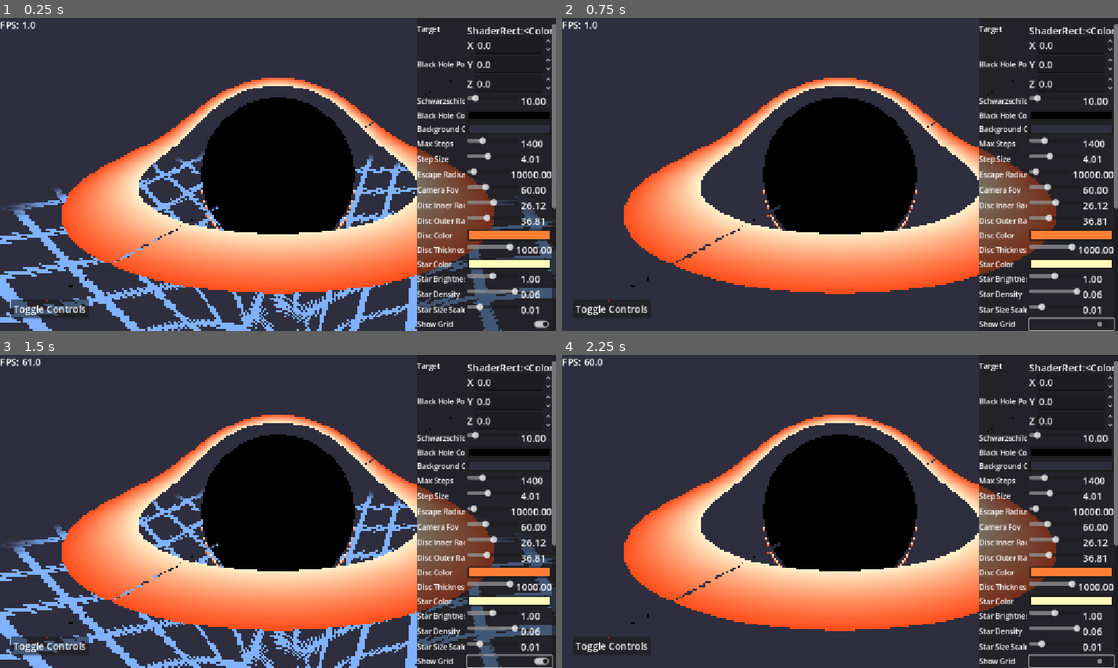
Above: before the commit, frames 1-4 (two rows, left to right).
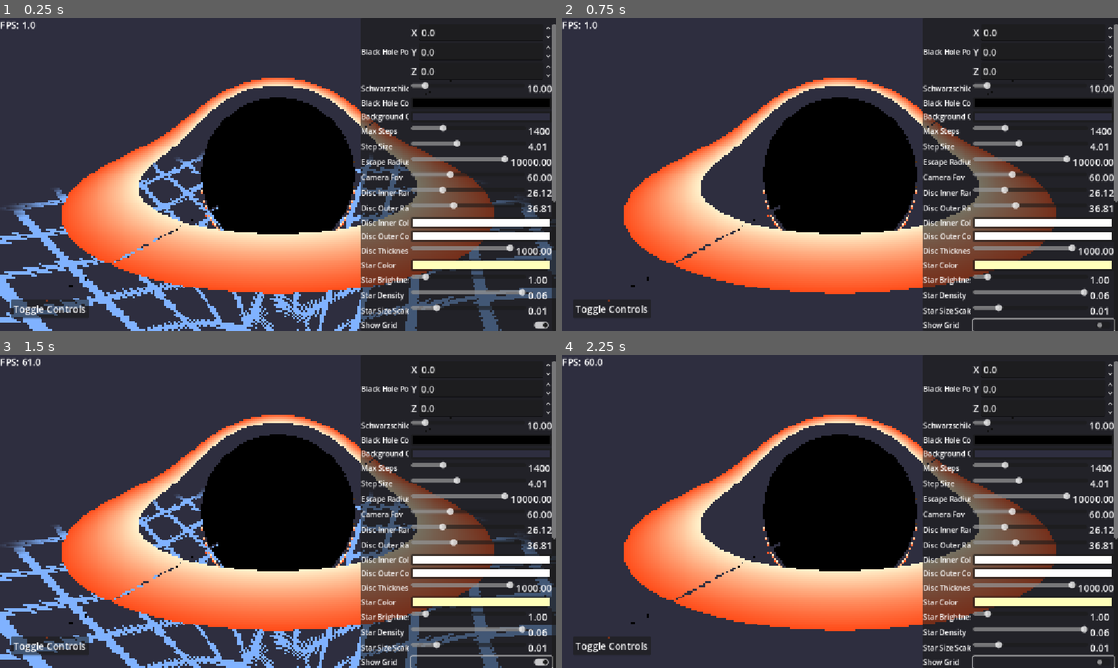
Above: after the commit, the same moments.

Repository: PixelSaver/black-pixhole
Game: Godot game, scene res://scriptsnscenes/main/main.tscn
Same seed, same stepped clock (60 frames per second), same inputs: the game is played once before the commit and once after it.
Inputs (mouse positions are in pixels of both pictures, inside the frame that each line leads up to; where the layout moved, square brackets give the same spot in the first picture):
- Up to frame 1 (0.25 s): no input
- Up to frame 2 (0.75 s): click (1045, 324) [1073, 324] at 0.5 s
- Up to frame 3 (1.5 s): click (483, 661) [511, 661] at 1.25 s
- Up to frame 4 (2.25 s): click (1045, 661) [1073, 661] at 2 s

The runs differ from the first frame. In frame 1, 12% of the frame differs, in the area x 64-100%, y 2-100%; in frame 2, 12%; in frame 3, 13%; in frame 4, 12%.

Commit message:
Make disc color work

Diff:
--- a/scriptsnscenes/hole_3d_attempt2/3drk_4_att_2.gdshader
+++ b/scriptsnscenes/hole_3d_attempt2/3drk_4_att_2.gdshader
@@ -17,7 +17,8 @@
 // ---------- Accretion Disc Params --------
 uniform float disc_inner_radius = 2.2;
 uniform float disc_outer_radius = 5.2;
-uniform vec3 disc_color : source_color = vec3(1.0, 0.5, 0.2);
+uniform vec3 disc_inner_color : source_color = vec3(1.0, 0.95, 0.8);
+uniform vec3 disc_outer_color : source_color = vec3(1.0, 0.3, 0.1);
 uniform float disc_thickness = 1.;
 
 // -------- Star params ---------
@@ -209,10 +210,7 @@
     float r_norm = (r - disc_inner_radius) / max(disc_outer_radius - disc_inner_radius, EPS);
     r_norm = clamp(r_norm, 0.0, 1.0);
 
-    vec3 hot_color = vec3(1.0, 0.95, 0.8);
-    vec3 cool_color = vec3(1.0, 0.3, 0.1);
-
-    return mix(hot_color, cool_color, r_norm);
+    return mix(disc_inner_color, disc_outer_color, r_norm);
 }
 // Simple hash function to generate pseudo-random values
 float hash21(vec2 p) {
@@ -536,8 +534,6 @@
     // Derive final (bent) sky direction from ray's final position
     vec3 finalDir = normalize(vec3(ray.x, ray.y, ray.z) - black_hole_position);
 
-
-
     // Apply colors in priority order
     if (hitDisk || hitStar) {
         // Disk is opaque
--- a/scriptsnscenes/hole_3d_attempt2/shader_controller.gd
+++ b/scriptsnscenes/hole_3d_attempt2/shader_controller.gd
@@ -8,72 +8,78 @@
 @export_group("Black Hole")
 @export var black_hole_position: Vector3 = Vector3.ZERO:
 	set(v): black_hole_position = v; _update_param("black_hole_position", v)
-@export_range(0.1, 100.0) var schwarzschild_radius: float = 1.0:
+@export_range(0.1, 100.0) var schwarzschild_radius: float = 0.0:
 	set(v): schwarzschild_radius = v; _update_param("schwarzschild_radius", v)
-@export var black_hole_color: Color = Color.BLACK:
+@export var black_hole_color: Color = Color.WHITE:
 	set(v): black_hole_color = v; _update_param("black_hole_color", _color_to_vec3(v))
 
 @export_group("Rendering")
-@export var background_color: Color = Color(0.05, 0.05, 0.08):
+@export var background_color: Color = Color.WHITE:
 	set(v): background_color = v; _update_param("background_color", _color_to_vec3(v))
-@export_range(100, 5000, 100) var max_steps: int = 3000:
+@export_range(100, 5000, 100) var max_steps: int = 0:
 	set(v): max_steps = v; _update_param("max_steps", v)
-@export_range(0.1, 10.0) var step_size: float = 1.0:
+@export_range(0.1, 10.0) var step_size: float = 0.0:
 	set(v): step_size = v; _update_param("step_size", v)
-@export_range(1000.0, 100000.0) var escape_radius: float = 1e4:
+@export_range(0.1, 100.0) var escape_radius: float = 0.0:
 	set(v): escape_radius = v; _update_param("escape_radius", v)
 
 @export_group("Camera")
-@export_range(30.0, 120.0) var camera_fov: float = 60.0:
+@export_range(30.0, 120.0) var camera_fov: float = 0.0:
 	set(v): camera_fov = v; _update_param("camera_fov", v)
 
 @export_group("Accretion Disc")
-@export_range(0.1, 50.0) var disc_inner_radius: float = 2.2:
+@export_range(0.1, 100.0) var disc_inner_radius: float = 0.0:
 	set(v): disc_inner_radius = v; _update_param("disc_inner_radius", v)
-@export_range(0.1, 100.0) var disc_outer_radius: float = 5.2:
+@export_range(0.1, 100.0) var disc_outer_radius: float = 0.0:
 	set(v): disc_outer_radius = v; _update_param("disc_outer_radius", v)
-@export var disc_color: Color = Color(1.0, 0.5, 0.2):
-	set(v): disc_color = v; _update_param("disc_color", _color_to_vec3(v))
-@export_range(0.1, 10.0) var disc_thickness: float = 1.0:
+@export var disc_inner_color: Color = Color.WHITE:
+	set(v): disc_inner_color = v; _update_param("disc_inner_color", _color_to_vec3(v))
+@export var disc_outer_color: Color = Color.WHITE:
+	set(v): disc_outer_color = v; _update_param("disc_outer_color", _color_to_vec3(v))
+@export_range(0.1, 10.0) var disc_thickness: float = 0.0:
 	set(v): disc_thickness = v; _update_param("disc_thickness", v)
 
 @export_group("Stars")
 @export var star_color: Color = Color.WHITE:
 	set(v): star_color = v; _update_param("star_color", _color_to_vec3(v))
-@export_range(0.0, 2.0) var star_brightness: float = 1.0:
+@export_range(0.0, 10.0) var star_brightness: float = 0.0:
 	set(v): star_brightness = v; _update_param("star_brightness", v)
-@export_range(0.0, 0.02) var star_density: float = 0.005:
+@export_range(0.0, 0.02) var star_density: float = 0.0:
 	set(v): star_density = v; _update_param("star_density", v)
-@export_range(0.001, 0.05) var star_size_scale: float = 0.012:
+@export_range(0.001, 0.05) var star_size_scale: float = 0.0:
 	set(v): star_size_scale = v; _update_param("star_size_scale", v)
 
 @export_group("Grid")
-@export var show_grid: bool = true:
+@export var show_grid: bool = false:
 	set(v): show_grid = v; _update_param("show_grid", v)
-@export var grid_color: Color = Color(0.5, 0.7, 1.0):
+@export var grid_color: Color = Color.WHITE:
 	set(v): grid_color = v; _update_param("grid_color", _color_to_vec3(v))
-@export_range(1e8, 1e12) var grid_spacing: float = 1e10:
+@export_range(1e8, 1e12) var grid_spacing: float = 0.0:
 	set(v): grid_spacing = v; _update_param("grid_spacing", v)
-@export_range(1e7, 1e11) var grid_line_thickness: float = 2e9:
+@export_range(0.1, 10.0) var grid_line_thickness: float = 0.0:
 	set(v): grid_line_thickness = v; _update_param("grid_line_thickness", v)
-@export_range(0.0, 1.0) var grid_alpha: float = 0.8:
+@export_range(0.0, 1.0) var grid_alpha: float = 0.0:
 	set(v): grid_alpha = v; _update_param("grid_alpha", v)
-@export_range(1e10, 1e12) var grid_range: float = 1.5e11:
+@export_range(1e8, 1e12) var grid_range: float = 0.0:
 	set(v): grid_range = v; _update_param("grid_range", v)
-@export_range(1e9, 1e11) var grid_warp_offset: float = 3e10:
+@export_range(0.0, 100.0) var grid_warp_offset: float = 0.0:
 	set(v): grid_warp_offset = v; _update_param("grid_warp_offset", v)
 
 @export_group("Big Star")
-@export var bigstar_center: Vector3 = Vector3(0, 50, -200):
+@export var bigstar_center: Vector3 = Vector3.ZERO:
 	set(v): bigstar_center = v; _update_param("bigstar_center", v)
-@export_range(1.0, 100.0) var bigstar_radius: float = 20.0:
+@export_range(0.1, 100.0) var bigstar_radius: float = 0.0:
 	set(v): bigstar_radius = v; _update_param("bigstar_radius", v)
-@export var bigstar_emission: Color = Color(1.0, 0.9, 0.7):
+@export var bigstar_emission: Color = Color.WHITE:
 	set(v): bigstar_emission = v; _update_param("bigstar_emission", _color_to_vec3(v))
-@export_range(0.0, 10.0) var bigstar_surface_brightness: float = 6.0:
+@export_range(0.0, 10.0) var bigstar_surface_brightness: float = 0.0:
 	set(v): bigstar_surface_brightness = v; _update_param("bigstar_surface_brightness", v)
-@export_range(0.0, 2.0) var bigstar_halo: float = 0.6:
+@export_range(0.0, 100.0) var bigstar_halo: float = 0.0:
 	set(v): bigstar_halo = v; _update_param("bigstar_halo", v)
+
+@export_group("Other")
+@export var viewport_size: Vector2 = Vector2.ZERO:
+	set(v): viewport_size = v; _update_param("viewport_size", v)
 
 var _material: ShaderMaterial
 var _initialized := false
@@ -87,10 +93,13 @@
 	["max_steps", "max_steps", false],
 	["step_size", "step_size", false],
 	["escape_radius", "escape_radius", false],
+	["camera_position", "camera_position", false],
+	["camera_target", "camera_target", false],
 	["camera_fov", "camera_fov", false],
 	["disc_inner_radius", "disc_inner_radius", false],
 	["disc_outer_radius", "disc_outer_radius", false],
-	["disc_color", "disc_color", true],
+	["disc_inner_color", "disc_inner_color", true],
+	["disc_outer_color", "disc_outer_color", true],
 	["disc_thickness", "disc_thickness", false],
 	["star_color", "star_color", true],
 	["star_brightness", "star_brightness", false],
@@ -108,6 +117,7 @@
 	["bigstar_emission", "bigstar_emission", true],
 	["bigstar_surface_brightness", "bigstar_surface_brightness", false],
 	["bigstar_halo", "bigstar_halo", false],
+	["viewport_size", "viewport_size", false],
 ]
 
 func _ready():
--- a/scriptsnscenes/main/main.tscn
+++ b/scriptsnscenes/main/main.tscn
@@ -23,6 +23,38 @@
 process_mode = 1
 mouse_filter = 2
 
+[node name="ShaderController" parent="3DRK4_Att2/SubViewportContainer/SubViewport/ShaderRect" index="0"]
+black_hole_position = null
+schwarzschild_radius = null
+black_hole_color = null
+background_color = null
+max_steps = null
+step_size = null
+escape_radius = null
+camera_fov = null
+disc_inner_radius = null
+disc_outer_radius = null
+disc_inner_color = null
+disc_outer_color = null
+disc_thickness = null
+star_color = null
+star_brightness = null
+star_density = null
+star_size_scale = null
+show_grid = null
+grid_color = null
+grid_spacing = null
+grid_line_thickness = null
+grid_alpha = null
+grid_range = null
+grid_warp_offset = null
+bigstar_center = null
+bigstar_radius = null
+bigstar_emission = null
+bigstar_surface_brightness = null
+bigstar_halo = null
+viewport_size = null
+
 [node name="UI" type="Control" parent="." node_paths=PackedStringArray("fps_label", "controls_toggle")]
 layout_mode = 3
 anchors_preset = 15
@@ -45,7 +77,7 @@
 
 [node name="RuntimeInspector" parent="UI" instance=ExtResource("5_uu8of")]
 layout_mode = 1
-anchor_left = 0.75
+anchor_left = 0.649
 mouse_filter = 2
 inspector_min_height = 648
 property_label_min_x = 100
--- a/scriptsnscenes/runtime/draggable_component.gd
+++ b/scriptsnscenes/runtime/draggable_component.gd
@@ -37,12 +37,6 @@
 	mouse_filter = Control.MOUSE_FILTER_PASS
 	mouse_default_cursor_shape = Control.CURSOR_DRAG
 
-	# Fill parent completely
-	anchor_left = 0.0
-	anchor_right = 1.0
-	anchor_top = 0.0
-	anchor_bottom = 1.0
-	size = get_parent().size
 	set_anchors_preset(Control.PRESET_FULL_RECT)
 
 	# Ensure overlay is on top
--- a/scriptsnscenes/runtime/runtime_inspector.gd
+++ b/scriptsnscenes/runtime/runtime_inspector.gd
@@ -77,6 +77,9 @@
 			continue
 
 		if not show_private_properties and prop.name.begins_with("_"):
+			continue
+
+		if prop.name == "target":
 			continue
 
 		property_names.append(prop.name)
--- a/scriptsnscenes/runtime/runtime_inspector.tscn
+++ b/scriptsnscenes/runtime/runtime_inspector.tscn
@@ -4,13 +4,16 @@
 
 [node name="RuntimeInspector" type="PanelContainer"]
 anchors_preset = -1
-anchor_left = 0.7
+anchor_left = 0.75
 anchor_right = 1.0
 anchor_bottom = 1.0
 grow_horizontal = 2
 grow_vertical = 2
 script = ExtResource("1_opkyv")
+inspector_min_width = 0
 inspector_min_height = 0
-property_label_min_x = 290
-spinbox_min_x = 65
+value_column_max_width = 60
+property_label_min_x = 50
+spinbox_min_x = 50
 vector_axis_spin_min_x = 20
+color_picker_width = 30
Not shown, changed: .gitignore
